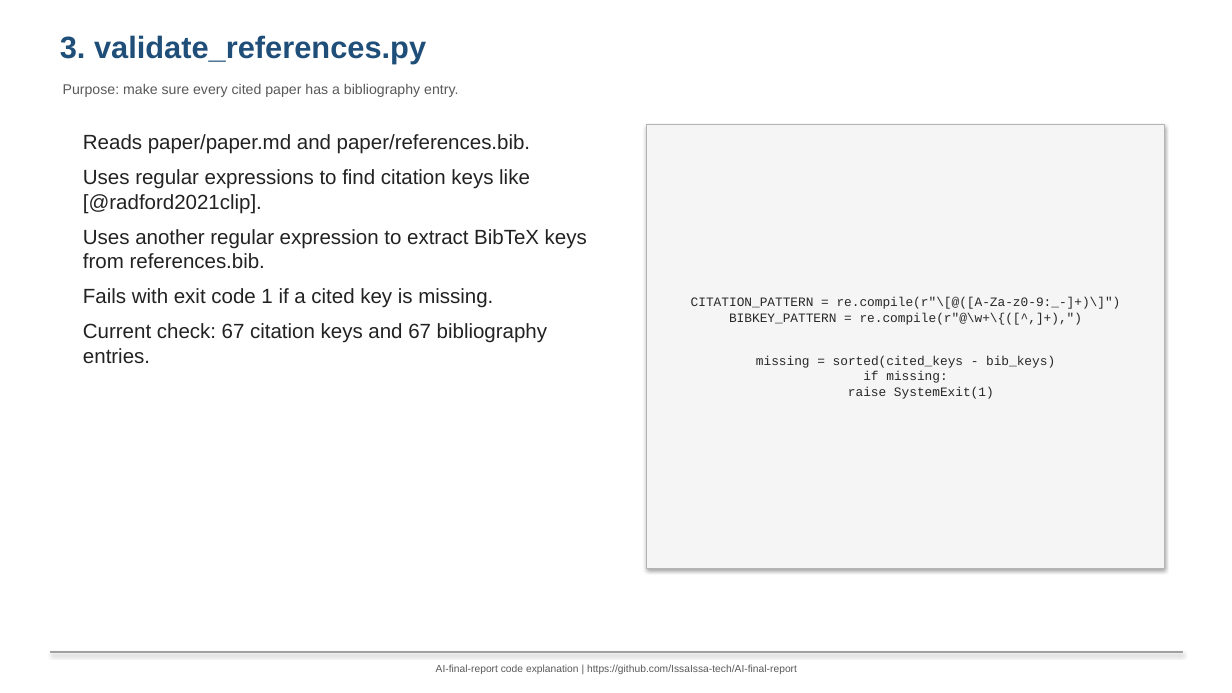
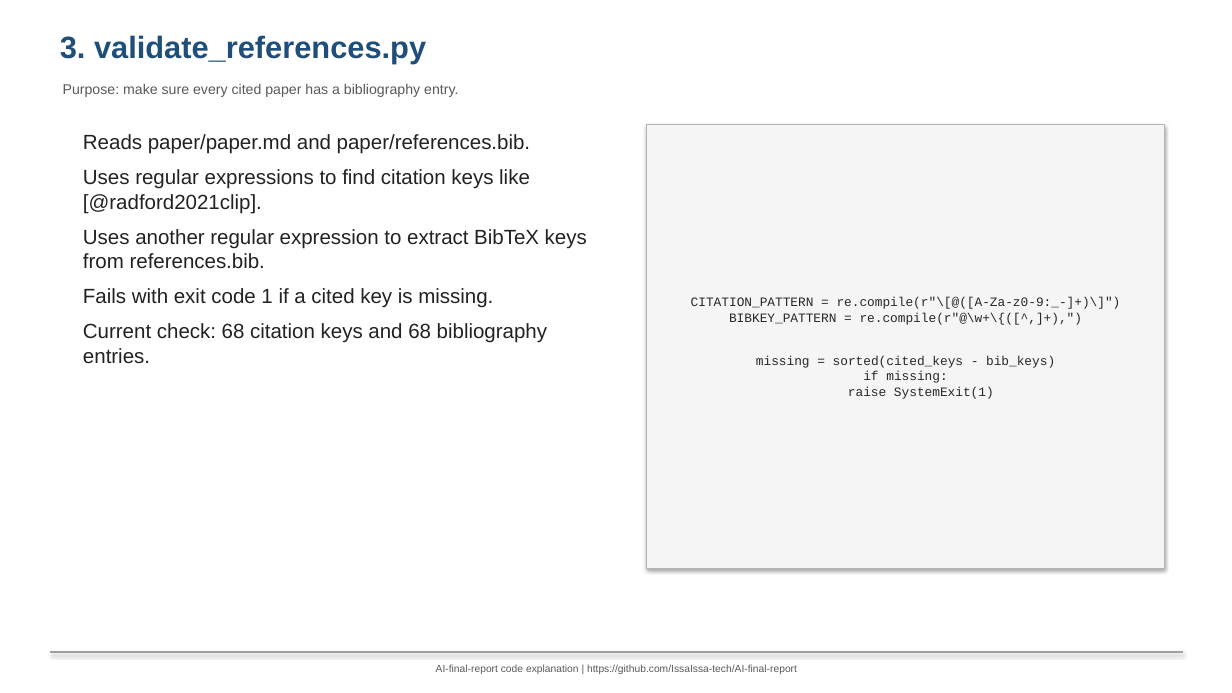
Before and after one commit to IssaIssa-tech/AI-final-report, a slide deck: slide 4 of docs/code_explanation_presentation.pptx. Drawn at 1232x693 pixels with LibreOffice and Linux fonts; fonts in the diff are those of the drawing. Boxes give left, top, right and bottom in pixels: in the first picture for what was removed or moved away, otherwise in the second. Text is boxed around its words. In the diff, an @@ line names an element or a change of style, - is before the commit and + after.

```diff
--- a/docs/code_explanation_presentation.pptx
+++ b/docs/code_explanation_presentation.pptx
@@ text at <box>83,323,547,363</box>: text changed @@
-Current check: 67 citation keys and 67 bibliography entries.
+Current check: 68 citation keys and 68 bibliography entries.
```
Also in this commit, not shown: 3 other slides changed, 16 other files.
